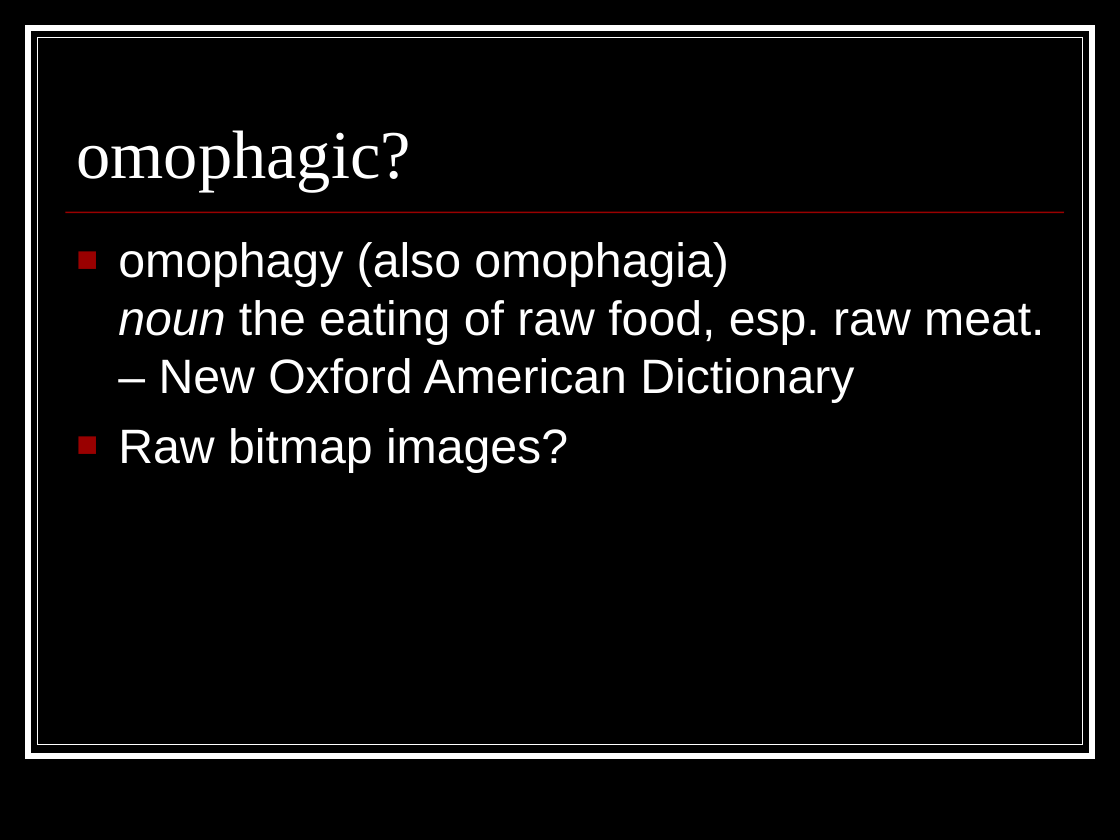
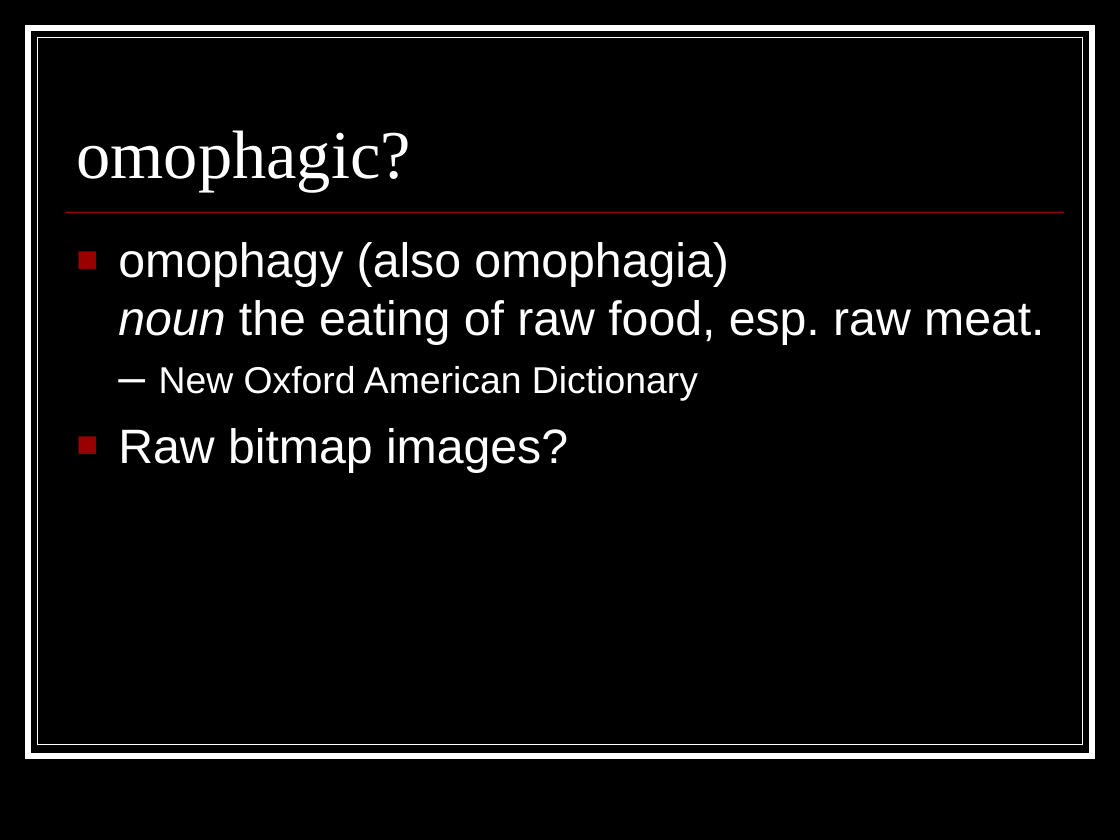
Before and after one commit to coyotebush/OCR, a slide deck: slide 2 of presentation/OCR.ppt. Drawn at 1120x840 pixels with LibreOffice and Linux fonts; fonts in the diff are those of the drawing. Boxes give left, top, right and bottom in pixels: in the first picture for what was removed or moved away, otherwise in the second. Text is boxed around its words. In the diff, an @@ line names an element or a change of style, - is before the commit and + after.

```diff
--- a/presentation/OCR.ppt
+++ b/presentation/OCR.ppt
@@ text at box(118, 242, 1044, 401): size 31 to 24 pt in "New Oxford American Dictionary"; less space between paragraphs @@
```
Also in this commit, not shown: 3 other slides changed, 1 slide added, 1 slide removed, 3 other files.
